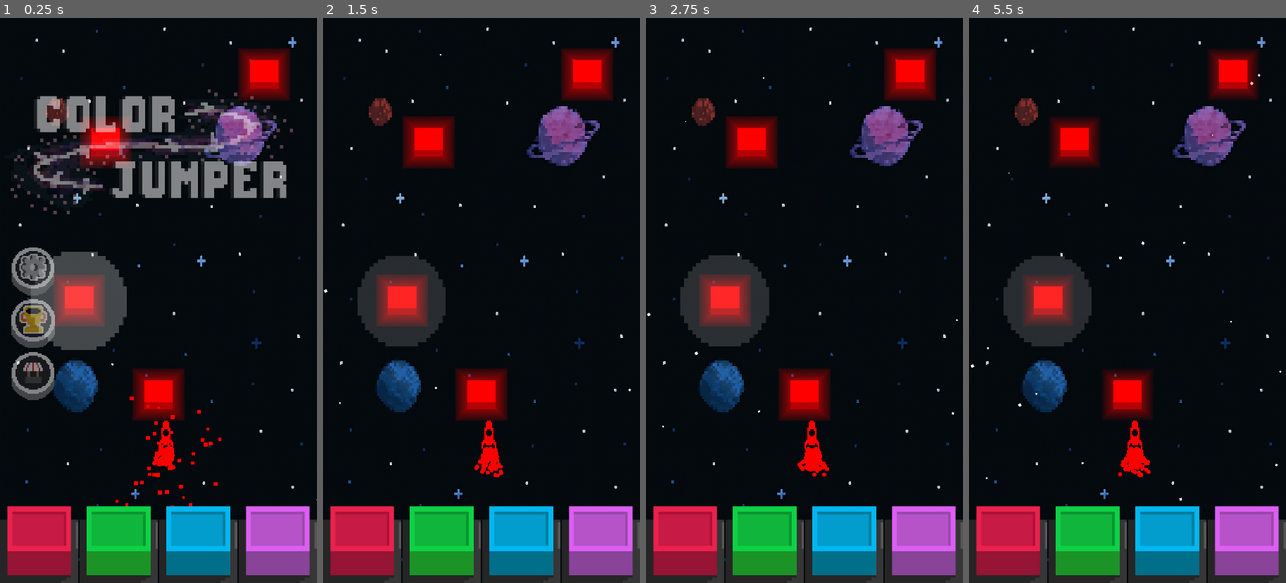
Above: before the commit, frames 1-4 (left to right).
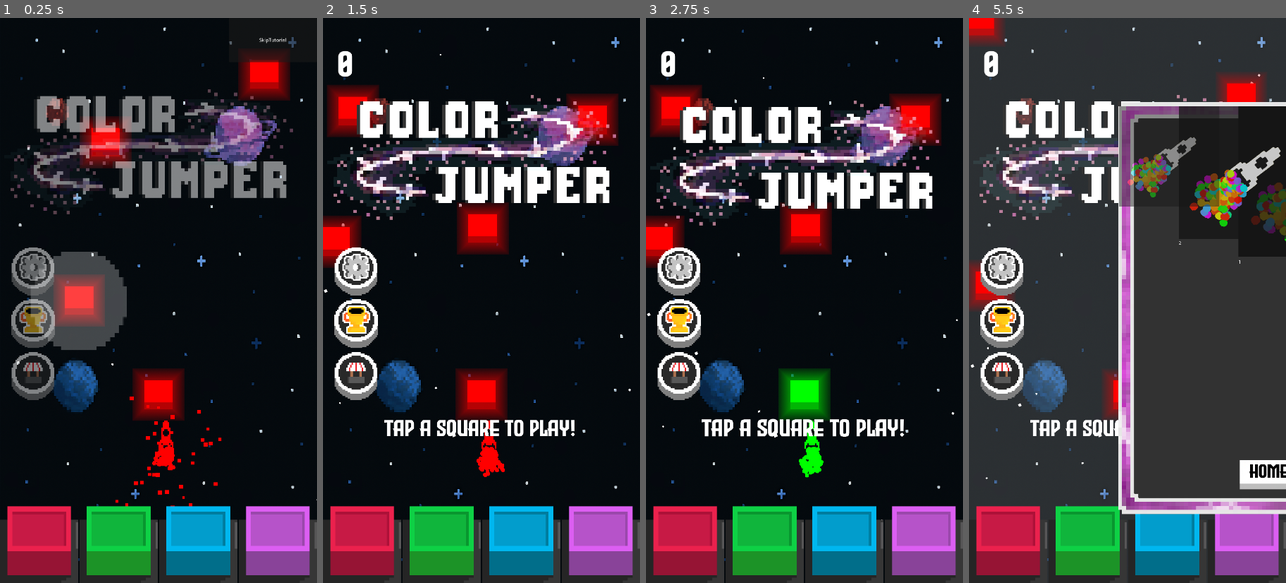
Above: after the commit, the same moments.

Repository: Xavier-Royer/Color-Jumper
Game: Godot game, scene res://Main.tscn
Two runs of this game, one before a commit and one after it. Both use one fixed random seed, a clock stepped at 60 frames per second and the inputs below.
Inputs (mouse positions are in pixels of both pictures, inside the frame that each line leads up to):
- Up to frame 1 (0.25 s): no input
- Up to frame 2 (1.5 s): click (595, 40) at 0.5 s, where only the run after the commit has a clickable "SkipTutorial"; click (361, 543) at 1.27 s
- Up to frame 3 (2.75 s): click (763, 543) at 2.02 s
- Up to frame 4 (5.5 s): click (1168, 543) at 2.77 s; click (1247, 543) at 3.52 s; click (1000, 373) at 4.27 s; click (1175, 475) at 5.02 s

The runs differ from the first frame. In frame 1, 0.3% of the frame differs, in the area x 72-94%, y 3-8%; in frame 2, 22%; in frame 3, 24%; in frame 4, 81%, in the area x 0-100%, y 0-100%.

Commit message:
Tutorial Finished

Diff:
--- a/FileManager.gd
+++ b/FileManager.gd
@@ -1,6 +1,7 @@
 extends Node
 var difficulty = "CLASSIC"
 var highScore = [0,0,0,0]
+var tutorial = true
 
 
 func _ready():
@@ -38,3 +39,15 @@
 	if FileAccess.file_exists("user://highScore.dat"):
 		highScore = file.get_var()
 		file.close()
+
+
+func saveTutorial():
+	var file = FileAccess.open("user://tutorial.dat", FileAccess.WRITE)
+	file.store_var(false)
+	file.close()
+
+func loadTutorial():
+	var file = FileAccess.open("user://tutorial.dat", FileAccess.READ)
+	if FileAccess.file_exists("user://tutorial.dat"):
+		tutorial = file.get_var()
+		file.close()
--- a/Main.tscn
+++ b/Main.tscn
@@ -977,6 +977,17 @@
 &"": SubResource("AnimationLibrary_ny7u2")
 }
 
+[node name="SkipTutorial" type="Button" parent="ScreenManager/GameScreen/UI"]
+visible = false
+layout_mode = 1
+anchors_preset = 1
+anchor_left = 1.0
+anchor_right = 1.0
+offset_left = -300.0
+offset_bottom = 150.0
+grow_horizontal = 0
+text = "SkipTutorial"
+
 [node name="Objects" type="Node2D" parent="ScreenManager/GameScreen"]
 z_index = -1
 
@@ -1107,6 +1118,7 @@
 [connection signal="pressed" from="ScreenManager/GameScreen/UI/Leaderboard" to="ScreenManager" method="_on_leaderboard_pressed"]
 [connection signal="timeout" from="ScreenManager/GameScreen/UI/RainbowScreenOverLay/FlashTimer" to="ScreenManager/GameScreen/UI/RainbowScreenOverLay" method="_on_flash_timer_timeout"]
 [connection signal="timeout" from="ScreenManager/GameScreen/UI/RainbowScreenOverLay/RainbowFade" to="ScreenManager/GameScreen/UI/RainbowScreenOverLay" method="_on_rainbow_fade_timeout"]
+[connection signal="pressed" from="ScreenManager/GameScreen/UI/SkipTutorial" to="ScreenManager/GameScreen" method="_on_skip_tutorial_pressed"]
 [connection signal="screen_exited" from="ScreenManager/GameScreen/Objects/Player/VisibleOnScreenNotifier2D" to="ScreenManager/GameScreen/Objects/Player" method="_on_visible_on_screen_notifier_2d_screen_exited"]
 [connection signal="finished" from="ScreenManager/GameScreen/Objects/Player/GPUParticles2D" to="ScreenManager/GameScreen/Objects/Player" method="_on_gpu_particles_2d_finished"]
 [connection signal="timeout" from="ScreenManager/GameScreen/SpawnTimer" to="ScreenManager/GameScreen" method="_on_spawn_timer_timeout"]
--- a/game_screen.gd
+++ b/game_screen.gd
@@ -106,6 +106,14 @@
 
 	#rainbowTweenBar = create_tween()
 	#rainbowTweenParticles = create_tween()
+
+	#if tutorial already done then switch state to over
+	FileManager.loadTutorial()
+	if FileManager.tutorial:
+		gameState = "TUTORIAL"
+	else:
+		gameState = "OVER"
+
 	if gameState != "TUTORIAL":
 		loadGame(false)
 	else:
@@ -226,22 +234,7 @@
 		$UI/RainbowScreenOverLay.show()
 		rainbowOver = false
 	if fromTutorial:
-		$UI/Streak.show()
-		$UI/Score.show()
-		#do stuff
-		$UI/TouchAnywhereText.show()
-		$UI/Logo.modulate.a = 1.0
-		$UI/Settings.modulate.a = 1.0
-		$UI/Settings.disabled = false
-		$UI/Leaderboard.modulate.a = 1.0
-		$UI/Leaderboard.disabled = false
-		$UI/Shop.modulate.a = 1.0
-		$UI/Shop.disabled = false
-		$UI/Settings.mouse_filter = 0 #Stop
-		$UI/Leaderboard.mouse_filter = 0 #Stop
-		$UI/Shop.mouse_filter = 0 #Stop
-		for c in $UI/ColorButtons.get_children():
-			c.disabled = false
+		showButtons()
 		#$GameOverScreen.hide()
 		#$GameScreen.show()
 		#$GameScreen.show()
@@ -723,6 +716,7 @@
 
 func loadTutorial():
 	#reset player
+	$UI/SkipTutorial.show()
 	fadeOutButtons()
 	$UI/Streak.hide()
 	$UI/Score.hide()
@@ -839,5 +833,33 @@
 	tween.tween_property($UI/Shop, "modulate:a", 0.0, 0.5)
 
 func tutorialOver():
+	FileManager.saveTutorial()
 	gameState = "READY"
 	currentBlock = player.blockOn
+
+
+func _on_skip_tutorial_pressed() -> void:
+	loadGame(false)
+	$UI/Pointer.hide()
+	$UI/ButtonPointer.hide()
+	$UI/SkipTutorial.hide()
+	FileManager.saveTutorial()
+	showButtons()
+
+func showButtons():
+	$UI/Streak.show()
+	$UI/Score.show()
+	#do stuff
+	$UI/TouchAnywhereText.show()
+	$UI/Logo.modulate.a = 1.0
+	$UI/Settings.modulate.a = 1.0
+	$UI/Settings.disabled = false
+	$UI/Leaderboard.modulate.a = 1.0
+	$UI/Leaderboard.disabled = false
+	$UI/Shop.modulate.a = 1.0
+	$UI/Shop.disabled = false
+	$UI/Settings.mouse_filter = 0 #Stop
+	$UI/Leaderboard.mouse_filter = 0 #Stop
+	$UI/Shop.mouse_filter = 0 #Stop
+	for c in $UI/ColorButtons.get_children():
+		c.disabled = false
